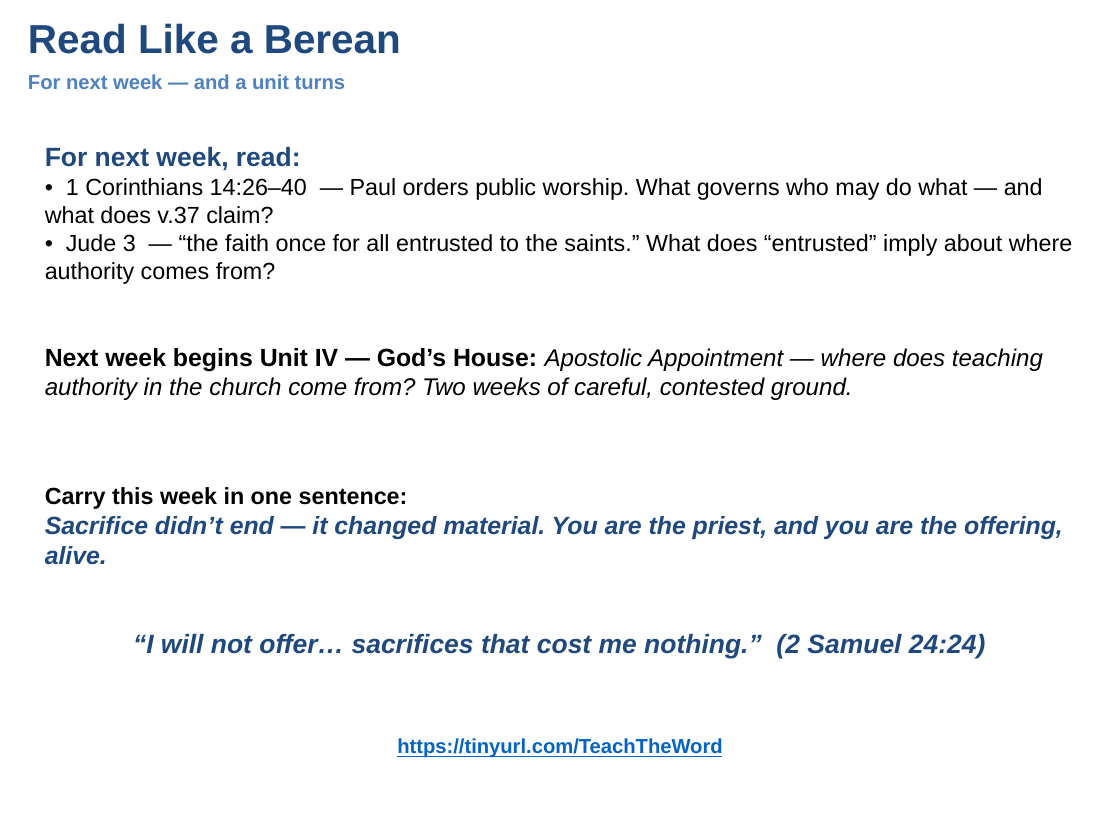
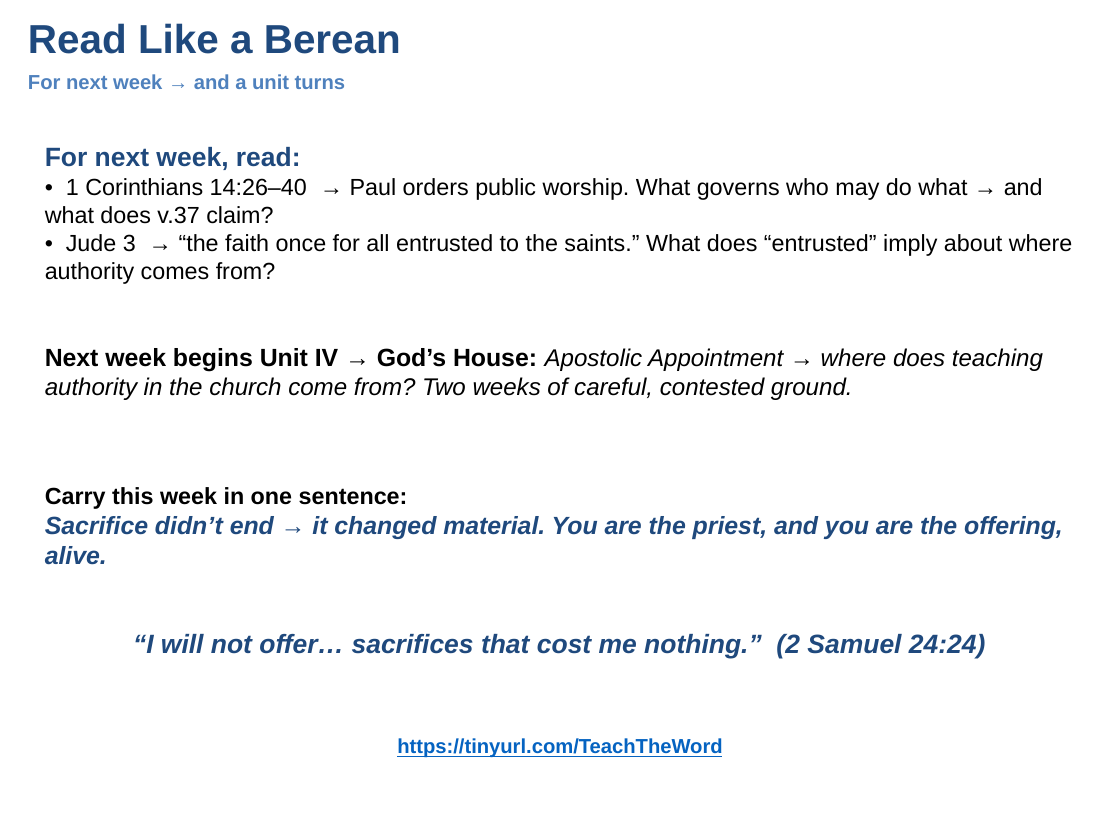
Before and after one commit to UsefulEngines/EvangelismPublic, a slide deck: slide 7 of 2026-Q4/09-TheAlterToday/Week09-TheAltarToday.pptx. Drawn at 1120x840 pixels with LibreOffice and Linux fonts; fonts in the diff are those of the drawing. Boxes give left, top, right and bottom in pixels: in the first picture for what was removed or moved away, otherwise in the second. Text is boxed around its words. In the diff, an @@ line names an element or a change of style, - is before the commit and + after.

```diff
--- a/2026-Q4/09-TheAlterToday/Week09-TheAltarToday.pptx
+++ b/2026-Q4/09-TheAlterToday/Week09-TheAltarToday.pptx
@@ text at bbox=[28, 74, 345, 89]: text changed @@
-For next week — and a unit turns
+For next week → and a unit turns
@@ text at bbox=[45, 147, 1073, 284]: text changed @@
-For next week, read:
-• 1 Corinthians 14:26–40 — Paul orders public worship. What governs who may do what — and what does v.37 claim?
-• Jude 3 — “the faith once for all entrusted to the saints.” What does “entrusted” imply about where authority comes from?
+For next week, read:
+• 1 Corinthians 14:26–40 → Paul orders public worship. What governs who may do what → and what does v.37 claim?
+• Jude 3 → “the faith once for all entrusted to the saints.” What does “entrusted” imply about where authority comes from?
@@ text at bbox=[45, 348, 1043, 400]: text changed @@
-Next week begins Unit IV — God’s House: Apostolic Appointment — where does teaching authority in the church come from? Two weeks of careful, contested ground.
+Next week begins Unit IV → God’s House: Apostolic Appointment → where does teaching authority in the church come from? Two weeks of careful, contested ground.
@@ text at bbox=[45, 487, 1063, 565]: text changed @@
-Carry this week in one sentence:
-Sacrifice didn’t end — it changed material. You are the priest, and you are the offering, alive.
+Carry this week in one sentence:
+Sacrifice didn’t end → it changed material. You are the priest, and you are the offering, alive.
```
Also in this commit, not shown: 6 other slides changed, 5 other files.
